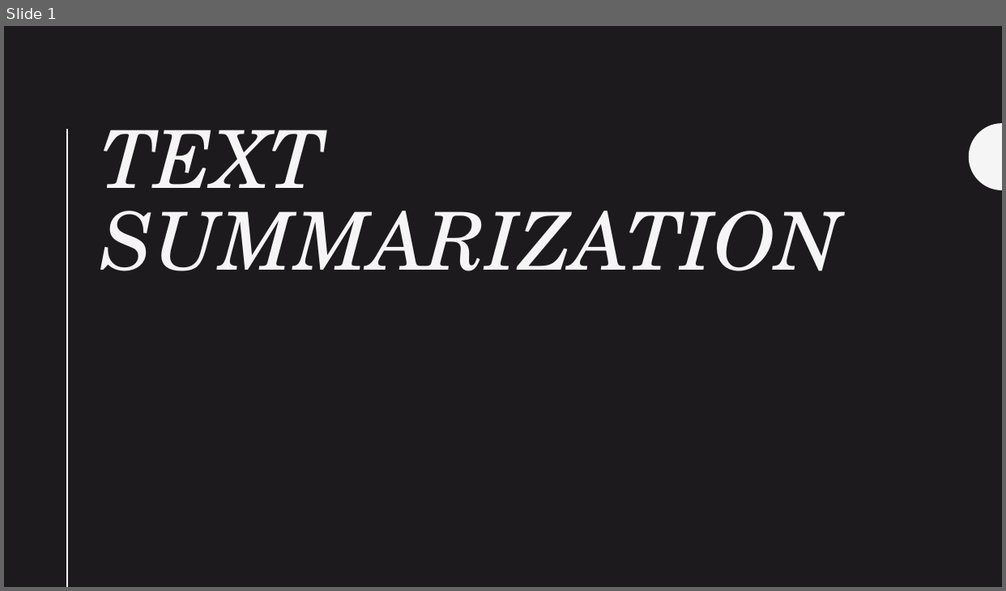
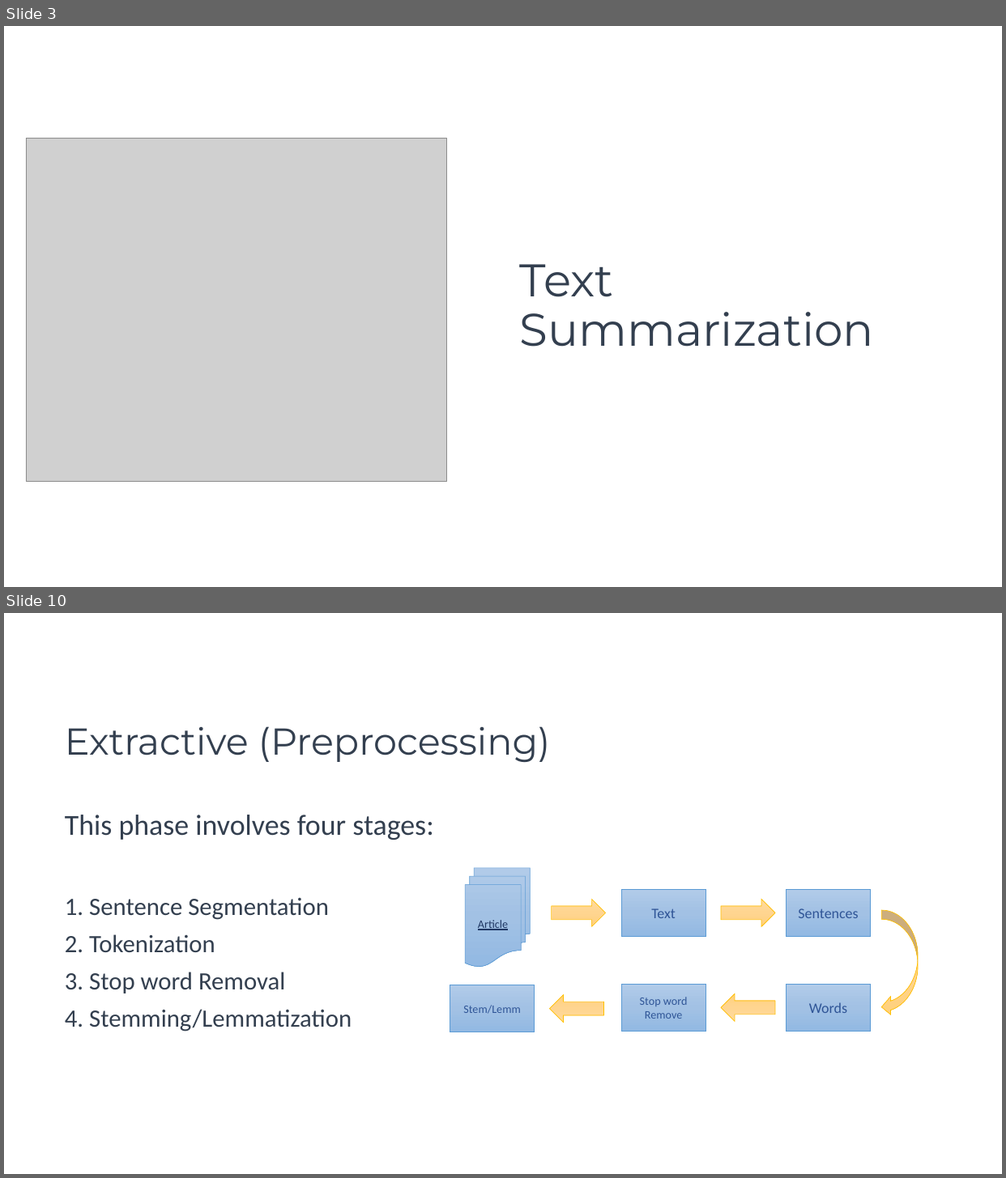
Before and after one commit to mhserry/F21AA, a slide deck: CW2/Submission/Text Summarization.pptx. Shown one above the other, each under a label of ours: slide 1 before the commit, slides 3 and 10 after it; the slides between them are not shown. The pictures are 1006x591 and 1006x1178 pixels, drawn with LibreOffice and Linux fonts; fonts in the diff are those of the drawing; grey boxes stand for pictures. Boxes give left, top, right and bottom in pixels: in the first picture for what was removed or moved away, otherwise in the second. Text is boxed around its words. In the diff, an @@ line names an element or a change of style, - is before the commit and + after.

```diff
--- a/CW2/Submission/Text Summarization.pptx
+++ b/CW2/Submission/Text Summarization.pptx
@@ slide 10 added at box(4, 613, 1002, 1174), background #FFFFFF @@
@@ title added at box(65, 726, 551, 762), 36 pt, text #333F50 @@
+Extractive (Preprocessing)
@@ text added at box(65, 815, 434, 1032), 24 pt, text #333F50 @@
+This phase involves four stages:
+1. Sentence Segmentation
+2. Tokenization
+3. Stop word Removal
+4. Stemming/Lemmatization
@@ flow chart multidocument added at box(465, 868, 530, 967), fill gradient #B1CBE9 to #A3C1E5 to #93B9E4, outline #5B9BD5 0.5 pt, 11 pt, text #203864, underline @@
+Article
@@ right arrow added at box(552, 900, 605, 927), fill gradient #FFDB9E to #FFD590 to #FFD07C, outline #FFC000 0.5 pt @@
@@ rectangle added at box(621, 889, 706, 936), fill gradient #B1CBE9 to #A3C1E5 to #93B9E4, outline #5B9BD5 0.5 pt, 14 pt, text #2F5597 @@
+Text
@@ right arrow added at box(721, 900, 775, 927), fill gradient #FFDB9E to #FFD590 to #FFD07C, outline #FFC000 0.5 pt @@
@@ rectangle added at box(786, 889, 871, 936), fill gradient #B1CBE9 to #A3C1E5 to #93B9E4, outline #5B9BD5 0.5 pt, 14 pt, text #2F5597 @@
+Sentences
@@ curved left arrow added at box(881, 910, 918, 1016), fill gradient #FFDB9E to #FFD590 to #FFD07C, outline #FFC000 0.5 pt @@
@@ rectangle added at box(450, 985, 535, 1033), fill gradient #B1CBE9 to #A3C1E5 to #93B9E4, outline #5B9BD5 0.5 pt, 11 pt, text #2F5597 @@
+Stem/Lemm
@@ right arrow added at box(550, 995, 603, 1023), fill gradient #FFDB9E to #FFD590 to #FFD07C, outline #FFC000 0.5 pt @@
@@ rectangle added at box(621, 984, 706, 1032), fill gradient #B1CBE9 to #A3C1E5 to #93B9E4, outline #5B9BD5 0.5 pt, 11 pt, text #2F5597 @@
+Stop word Remove
@@ right arrow added at box(721, 994, 775, 1022), fill gradient #FFDB9E to #FFD590 to #FFD07C, outline #FFC000 0.5 pt @@
@@ rectangle added at box(786, 984, 871, 1032), fill gradient #B1CBE9 to #A3C1E5 to #93B9E4, outline #5B9BD5 0.5 pt, 14 pt, text #2F5597 @@
+Words
@@ what was slide 1 is now slide 3 @@
@@ slide 3 changed as well @@
@@ background #1D1A1D to #FFFFFF @@
@@ picture added at box(27, 139, 447, 482) @@
@@ line removed from (68, 130) to (68, 587) @@
@@ freeform shape removed at box(969, 123, 1002, 190) @@
@@ title "Text Summarization" at box(520, 264, 874, 347): vertical alignment top to middle @@
@@ title at box(520, 264, 874, 347): text changed; size 77 to 44 pt; font TeX Gyre Schola to Montserrat; text colour #F5F5F5 to #333F50; italic off @@
-TEXT SUMMARIZATION
+Text Summarization
```
Also in this commit, not shown: 1 other slide changed, 23 other slides added, 8 slides removed, 3 other files.
